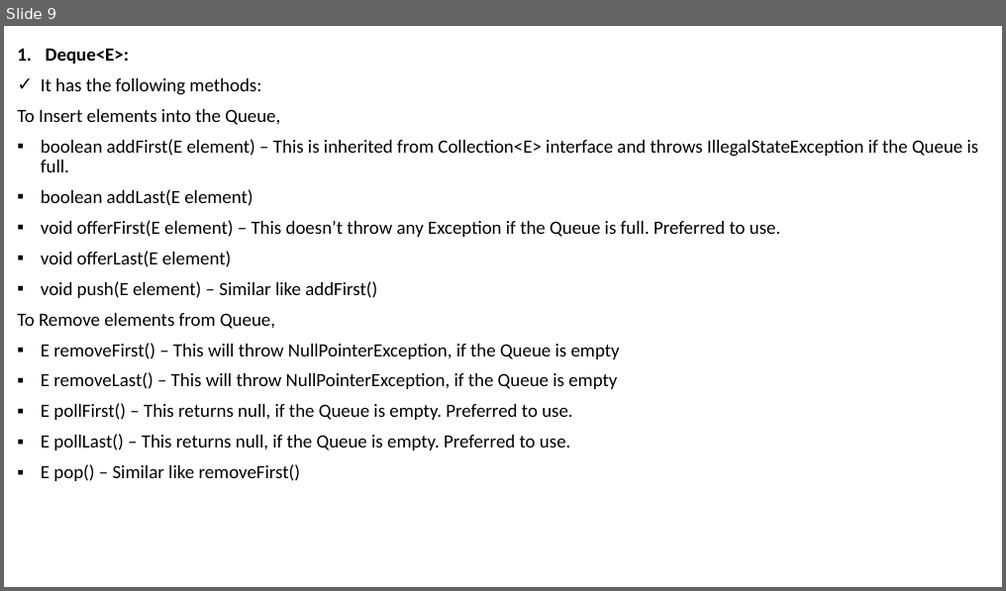
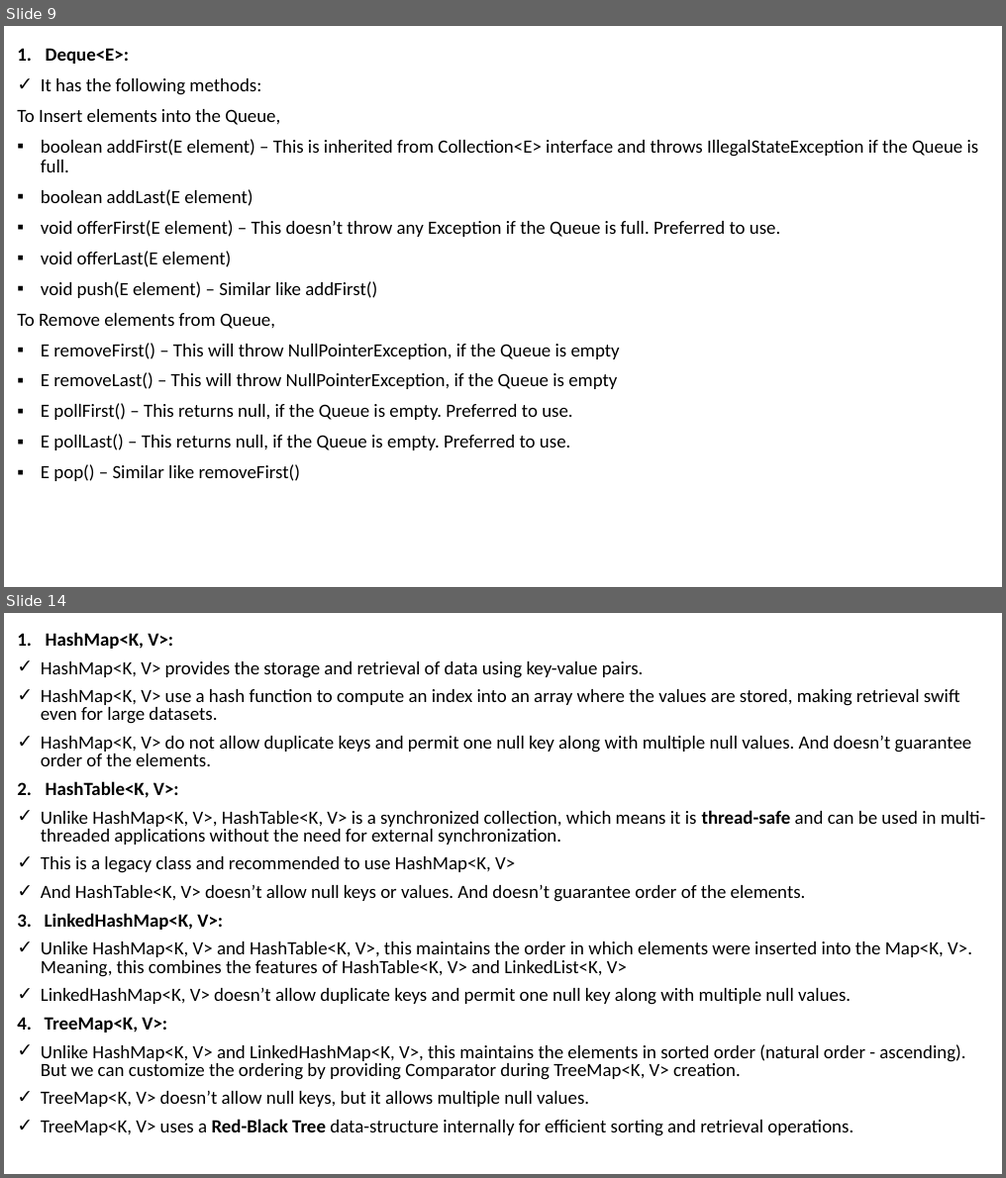
Before and after one commit to the-dev-pal/knowledge-rewards, a slide deck: src/Java/Collections/Collections.pptx. Shown one above the other, each under a label of ours: slide 9 before the commit, slides 9 and 14 after it; the slides between them are not shown. The pictures are 1006x591 and 1006x1178 pixels, drawn with LibreOffice and Linux fonts; fonts in the diff are those of the drawing. Boxes give left, top, right and bottom in pixels: in the first picture for what was removed or moved away, otherwise in the second. Text is boxed around its words. In the diff, an @@ line names an element or a change of style, - is before the commit and + after.

Commit message:
Collections-2

```diff
--- a/src/Java/Collections/Collections.pptx
+++ b/src/Java/Collections/Collections.pptx
@@ slide 14 added at (x1=4, y1=613, x2=1002, y2=1174), background #FFFFFF @@
@@ text added at (x1=17, y1=632, x2=986, y2=1137), 18 pt, text #000000 @@
+1. HashMap<K, V>:
+✓ HashMap<K, V> provides the storage and retrieval of data using key-value pairs.
+✓ HashMap<K, V> use a hash function to compute an index into an array where the values are stored, making retrieval swift even for large datasets.
+✓ HashMap<K, V> do not allow duplicate keys and permit one null key along with multiple null values. And doesn’t guarantee order of the elements.
+2. HashTable<K, V>:
+✓ Unlike HashMap<K, V>, HashTable<K, V> is a synchronized collection, which means it is thread-safe and can be used in multi-threaded applications without the need for external synchronization.
+✓ This is a legacy class and recommended to use HashMap<K, V>
+✓ And HashTable<K, V> doesn’t allow null keys or values. And doesn’t guarantee order of the elements.
+3. LinkedHashMap<K, V>:
+✓ Unlike HashMap<K, V> and HashTable<K, V>, this maintains the order in which elements were inserted into the Map<K, V>. Meaning, this combines the features of HashTable<K, V> and LinkedList<K, V>
+✓ LinkedHashMap<K, V> doesn’t allow duplicate keys and permit one null key along with multiple null values.
+4. TreeMap<K, V>:
+✓ Unlike HashMap<K, V> and LinkedHashMap<K, V>, this maintains the elements in sorted order (natural order - ascending). But we can customize the ordering by providing Comparator during TreeMap<K, V> creation.
+✓ TreeMap<K, V> doesn’t allow null keys, but it allows multiple null values.
+✓ TreeMap<K, V> uses a Red-Black Tree data-structure internally for efficient sorting and retrieval operations.
```
Also in this commit, not shown: 5 slides changed, 4 other slides added, 7 other files.
